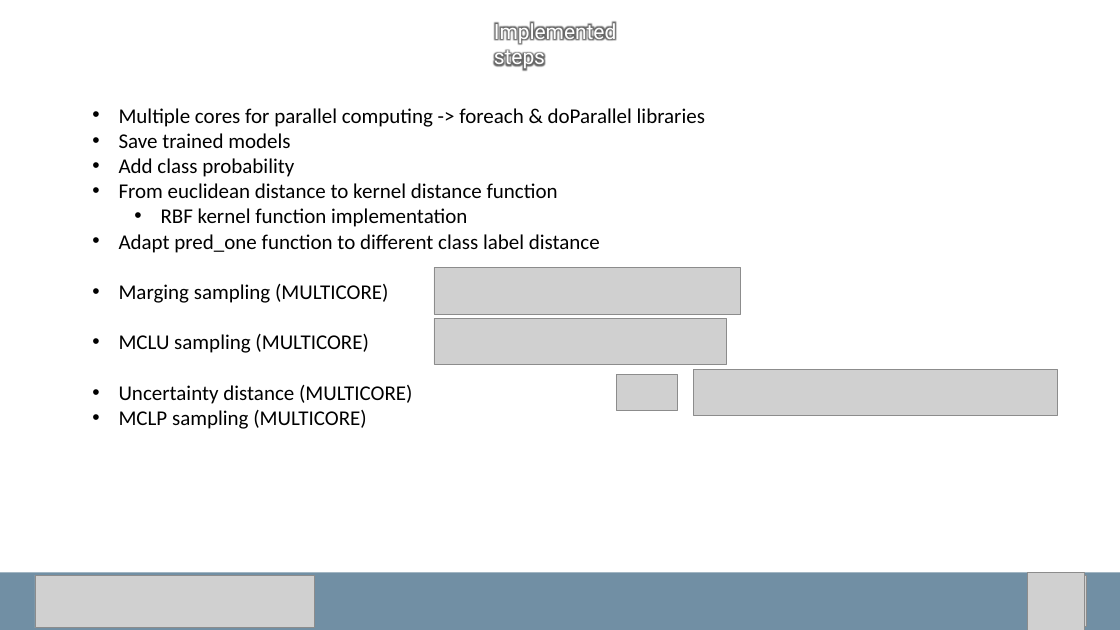
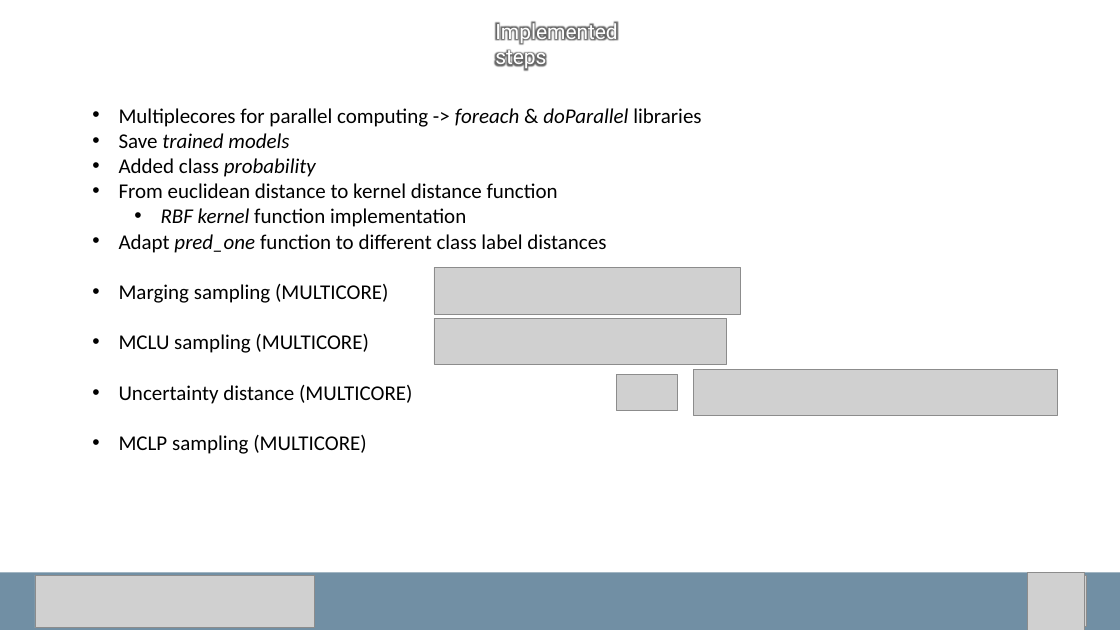
Before and after one commit to carls31/active-learning-virtual-SVM, a slide deck: slide 6 of presentation_CARLASSARA_10601118.pptx (slide 7 before the commit). Drawn at 1120x630 pixels with LibreOffice and Linux fonts; fonts in the diff are those of the drawing; grey boxes stand for pictures. Boxes give left, top, right and bottom in pixels: in the first picture for what was removed or moved away, otherwise in the second. Text is boxed around its words. In the diff, an @@ line names an element or a change of style, - is before the commit and + after.

```diff
--- a/presentation_CARLASSARA_10601118.pptx
+++ b/presentation_CARLASSARA_10601118.pptx
@@ text at [119,108,701,127]: spaces changed @@
-• Multiple cores for parallel computing -> foreach & doParallel libraries
+• Multiplecores for parallel computing -> foreach & doParallel libraries
@@ text at [119,133,466,227]: italic on in "trained models", "RBF kernel" @@
@@ text at [119,158,316,177]: text changed; italic on @@
-• Add class probability
+• Added class probability
@@ text at [119,234,606,253]: text changed @@
-• Adapt pred_one function to different class label distance
+• Adapt pred_one function to different class label distances
```
Also in this commit, not shown: 4 other slides changed, 1 slide added, 1 slide removed.
